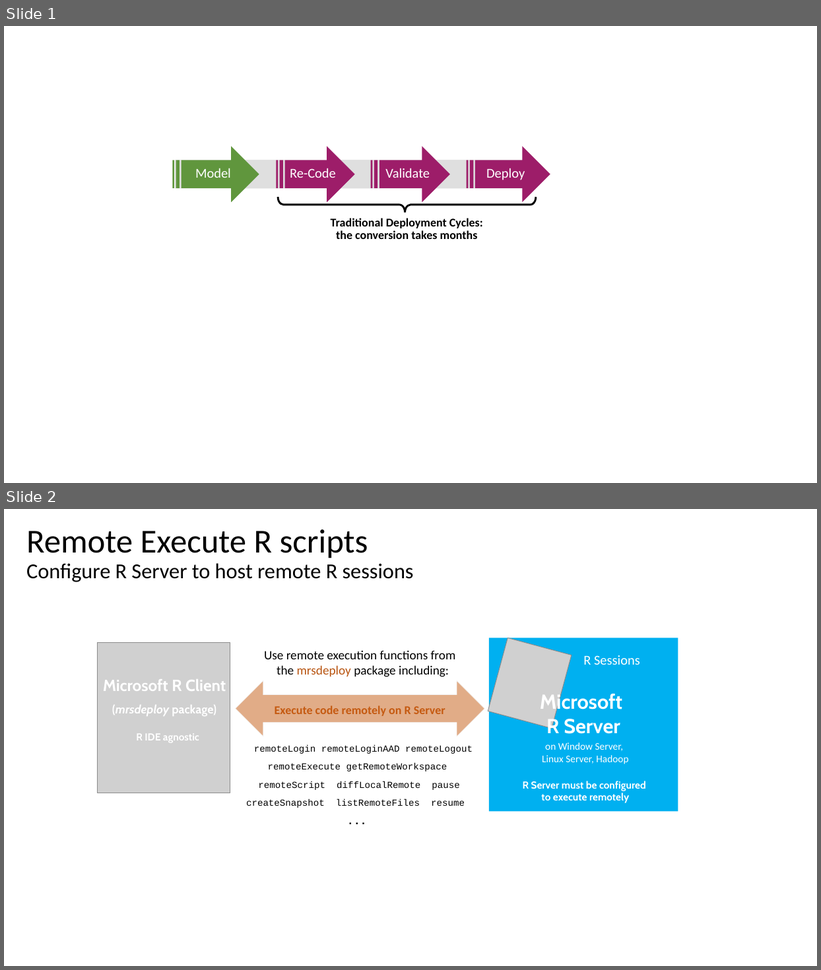
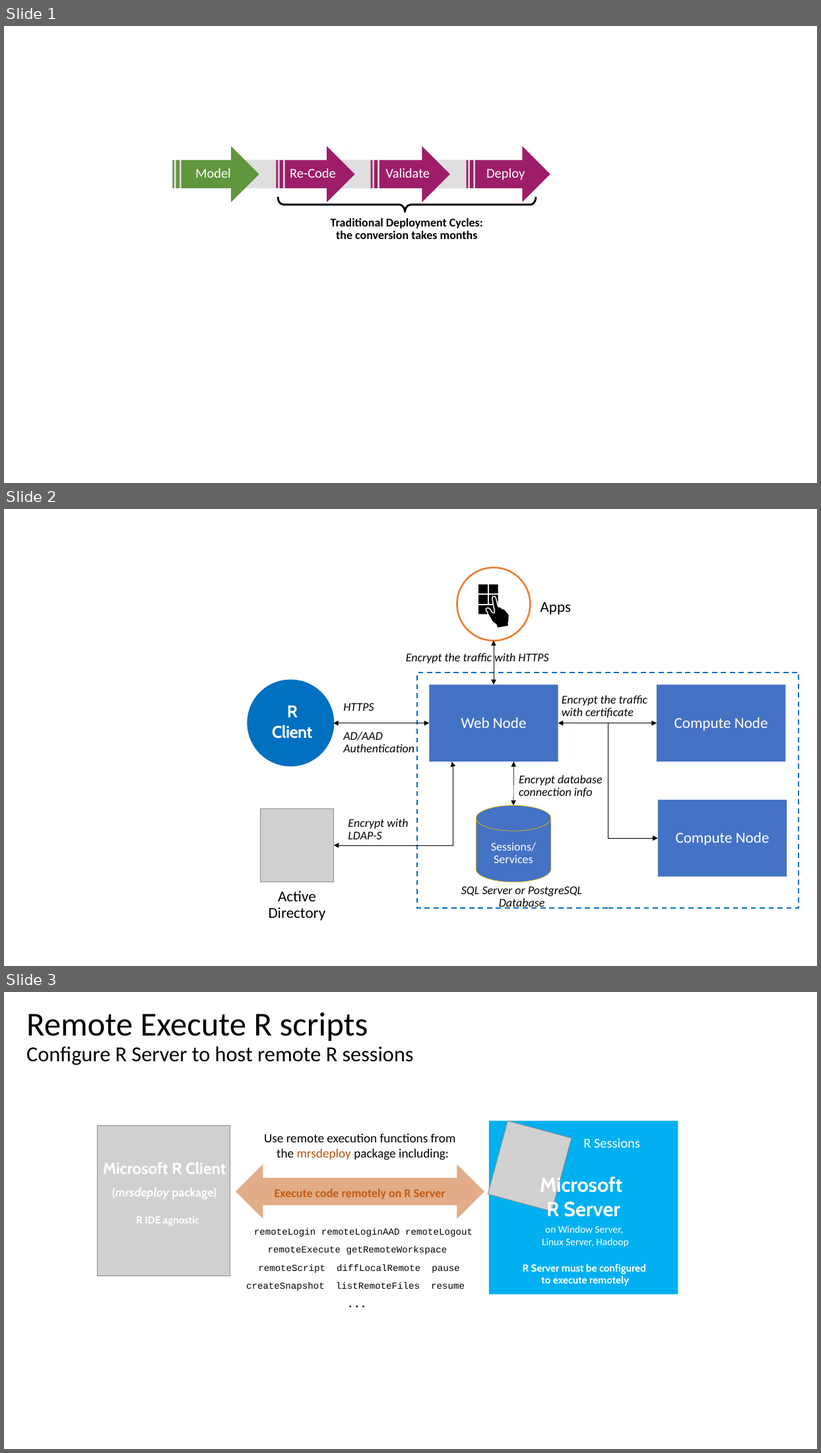
Before and after one commit to MicrosoftDocs/machine-learning-server-docs, a slide deck: microsoft-r/media/o16n/about-o16n.pptx. Shown one above the other, each under a label of ours: slides 1 and 2 before the commit, slides 1, 2 and 3 after it. The pictures are 821x970 and 821x1453 pixels, drawn with LibreOffice and Linux fonts; fonts in the diff are those of the drawing; grey boxes stand for pictures. Boxes give left, top, right and bottom in pixels: in the first picture for what was removed or moved away, otherwise in the second. Text is boxed around its words. In the diff, an @@ line names an element or a change of style, - is before the commit and + after.

```diff
--- a/microsoft-r/media/o16n/about-o16n.pptx
+++ b/microsoft-r/media/o16n/about-o16n.pptx
@@ slide 2 added at (4,509,817,966), background #FFFFFF @@
@@ group added at (248,568,799,921): 9 texts, 4 rectangles, 3 double arrows, 2 elbow double arrows, 2 ellipses, 1 cylinder, 1 arrow, 1 freeform shape, 1 picture @@
+Web Node
+Compute Node
+Compute Node
+Sessions/
+Services
+Apps
+Active Directory
+Encrypt the traffic with HTTPS
+R Client
+HTTPS
+AD/AAD Authentication
+SQL Server or PostgreSQL Database
+Encrypt with LDAP-S
+Encrypt database connection info
+Encrypt the traffic with certificate
@@ what was slide 2 is now slide 3 @@
```
Also in this commit, not shown: 1 other file.
